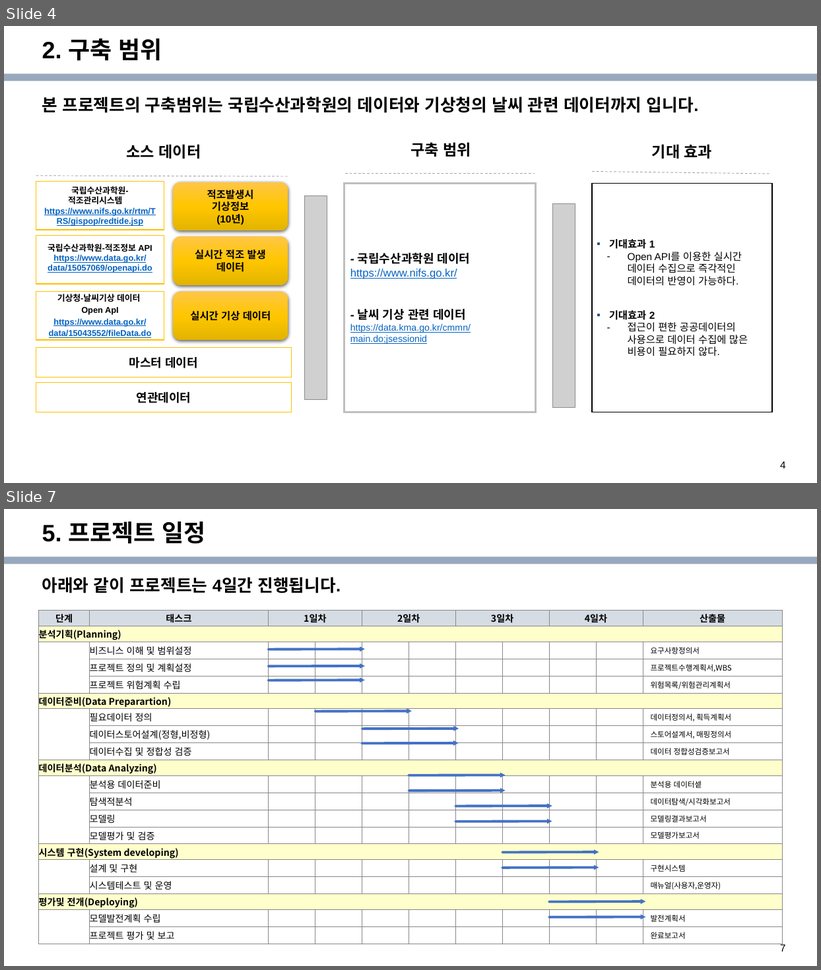
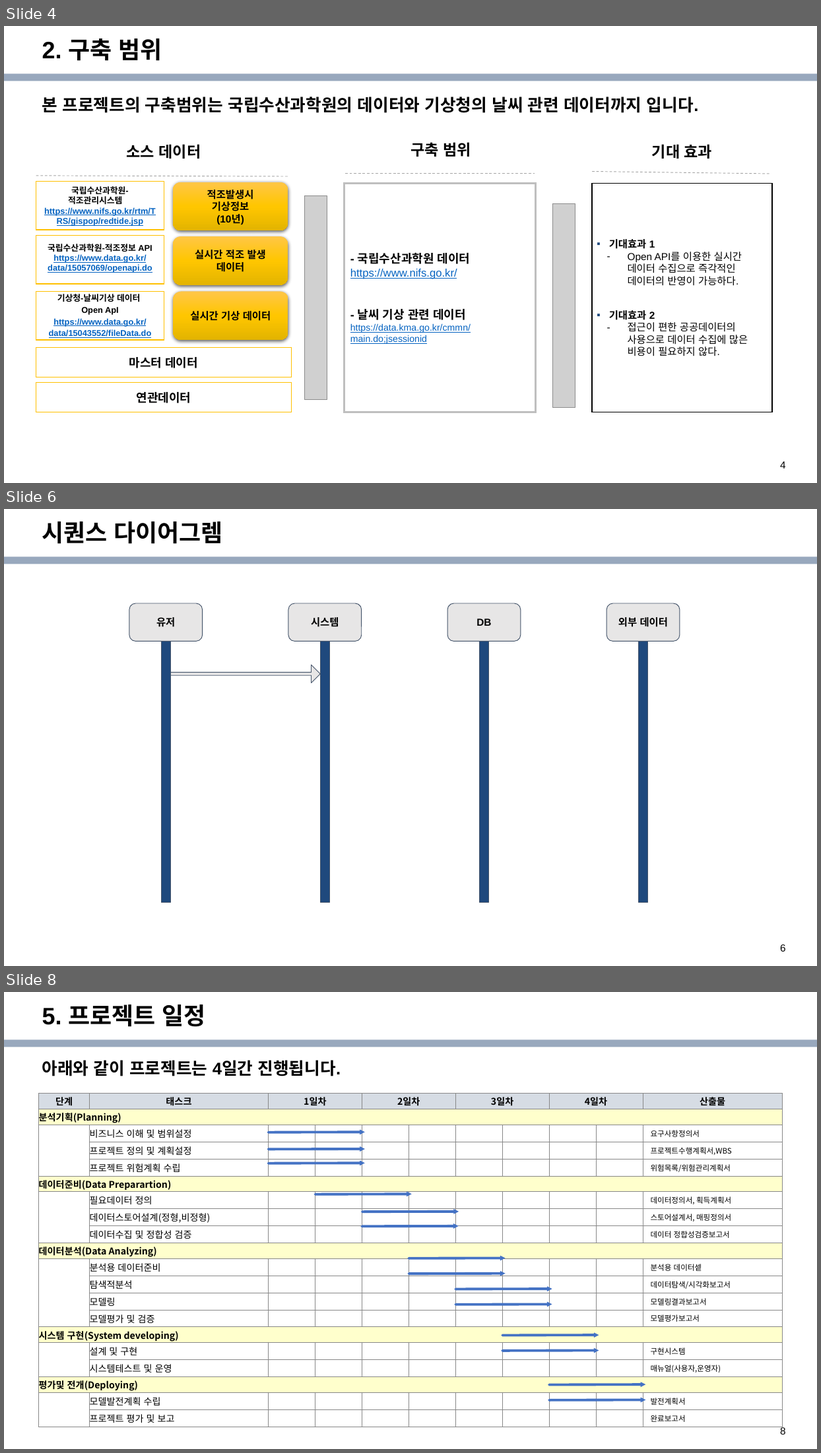
Before and after one commit to epocheing/202206_KNU_kdt2, a slide deck: Docs/4조 프로젝트 계획서.pptx. Shown one above the other, each under a label of ours: slides 4 and 7 before the commit, slides 4, 6 and 8 after it; the slides between them are not shown. The pictures are 821x970 and 821x1453 pixels, drawn with LibreOffice and Linux fonts; fonts in the diff are those of the drawing; grey boxes stand for pictures; background and template pictures are left out. Boxes give left, top, right and bottom in pixels: in the first picture for what was removed or moved away, otherwise in the second. Text is boxed around its words. In the diff, an @@ line names an element or a change of style, - is before the commit and + after.

```diff
--- a/Docs/4조 프로젝트 계획서.pptx
+++ b/Docs/4조 프로젝트 계획서.pptx
@@ slide 6 added at (4, 509, 817, 966), background picture (left out); not listed: 2 template elements that a slide beside it also shows @@
@@ title added at (42, 522, 223, 544), 28 pt, text #000000, bold @@
+시퀀스 다이어그렘
@@ rounded rectangle added at (129, 603, 203, 642), fill #E7E6E6, outline #44546A 0.75 pt, 12 pt, text #000000, bold @@
+유저
@@ rounded rectangle added at (288, 603, 362, 642), fill #E7E6E6, outline #44546A 0.75 pt, 12 pt, text #000000, bold @@
+시스템
@@ rounded rectangle added at (448, 603, 521, 642), fill #E7E6E6, outline #44546A 0.75 pt, 12 pt, text #000000, bold @@
+DB
@@ rounded rectangle added at (607, 603, 680, 642), fill #E7E6E6, outline #44546A 0.75 pt, 12 pt, text #000000, bold @@
+외부 데이터
@@ rectangle added at (161, 642, 170, 902), fill #1F497D, outline #44546A 0.75 pt @@
@@ rectangle added at (321, 642, 330, 902), fill #1F497D, outline #44546A 0.75 pt @@
@@ rectangle added at (480, 642, 489, 902), fill #1F497D, outline #44546A 0.75 pt @@
@@ rectangle added at (639, 642, 648, 902), fill #1F497D, outline #44546A 0.75 pt @@
@@ right arrow added at (170, 665, 321, 683), fill #E7E6E6, outline #44546A 0.75 pt @@
@@ what was slide 7 is now slide 8 @@
@@ page number at (780, 1426, 786, 1435): text changed @@
-7
+8
```
Also in this commit, not shown: 3 slides changed, 1 other slide added, 1 slide removed, 1 other file.
